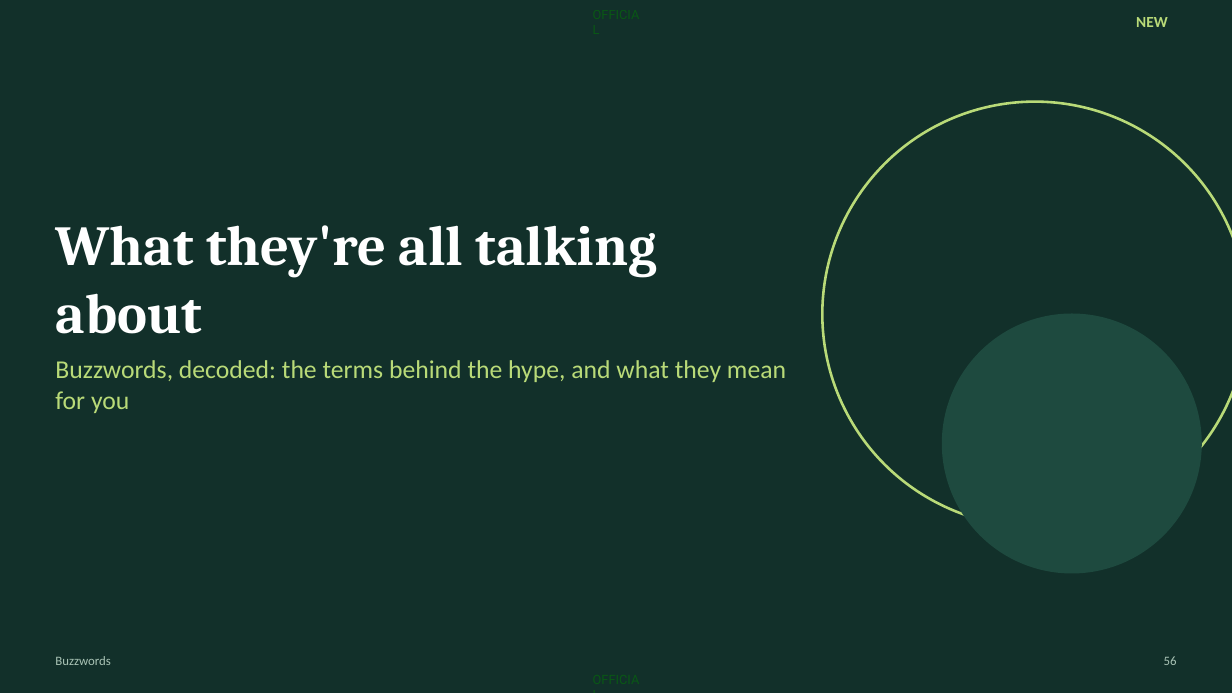
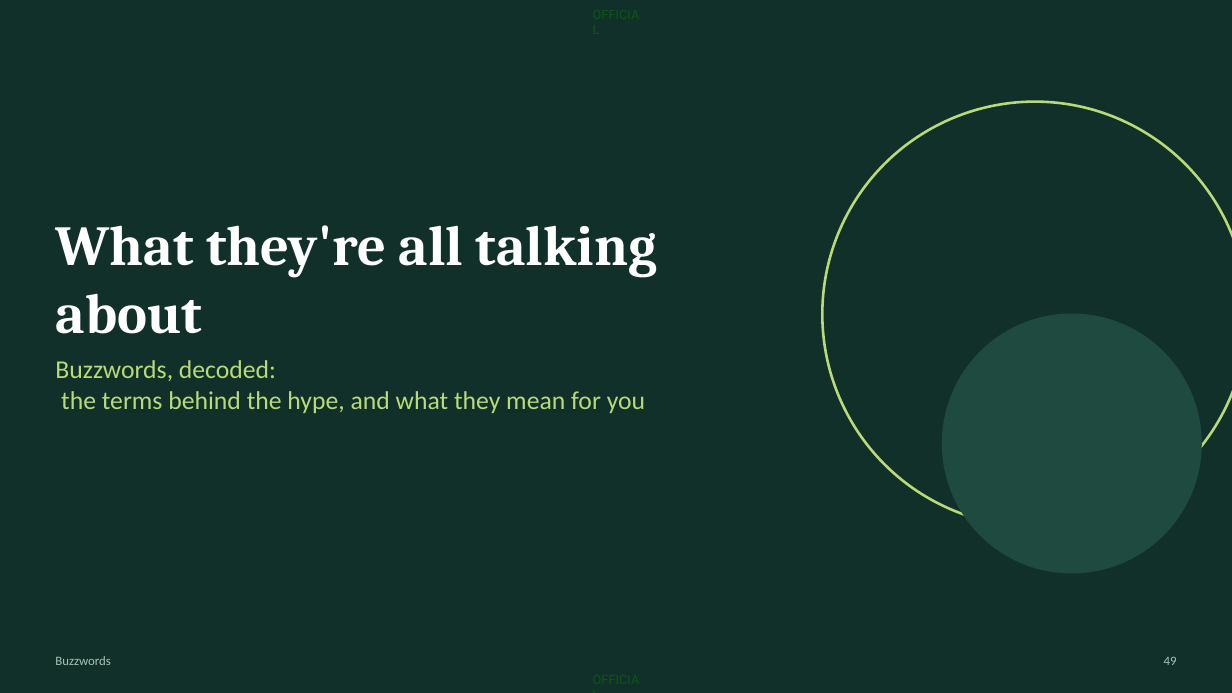
Before and after one commit to Moshe36/ai-developer-toolkit, a slide deck: slide 49 of workshop/agentic-workshop.pptx (slide 56 before the commit). Drawn at 1232x693 pixels with LibreOffice and Linux fonts; fonts in the diff are those of the drawing. Boxes give left, top, right and bottom in pixels: in the first picture for what was removed or moved away, otherwise in the second. Text is boxed around its words. In the diff, an @@ line names an element or a change of style, - is before the commit and + after.

```diff
--- a/workshop/agentic-workshop.pptx
+++ b/workshop/agentic-workshop.pptx
@@ text removed at [1136,17,1168,27] @@
-NEW
@@ text at [55,360,645,413]: text changed @@
-Buzzwords, decoded: the terms behind the hype, and what they mean for you
+Buzzwords, decoded:
+the terms behind the hype, and what they mean for you
@@ page number at [1164,656,1177,665]: text changed @@
-56
+49
```
Also in this commit, not shown: 8 other slides changed, 25 slides added, 16 slides removed, 2 other files.
